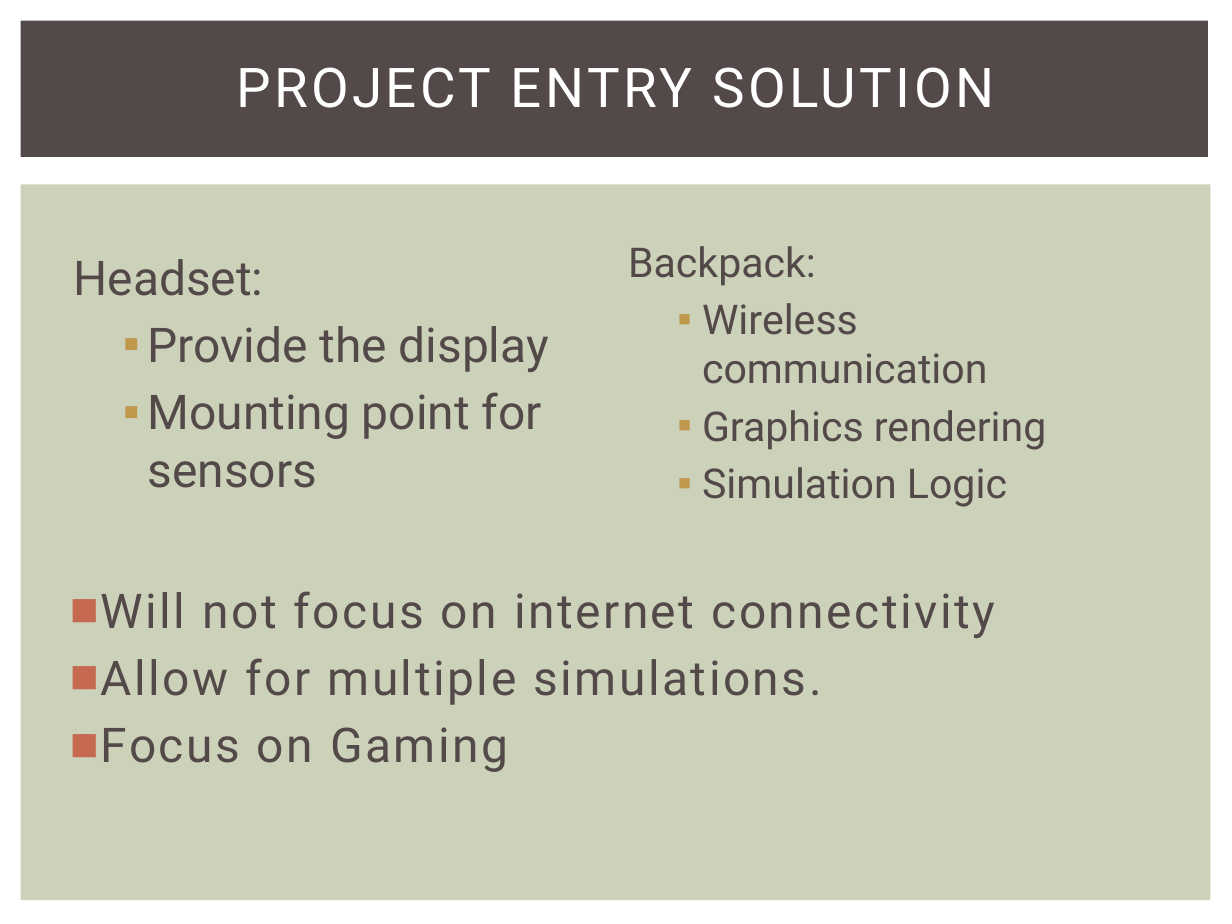
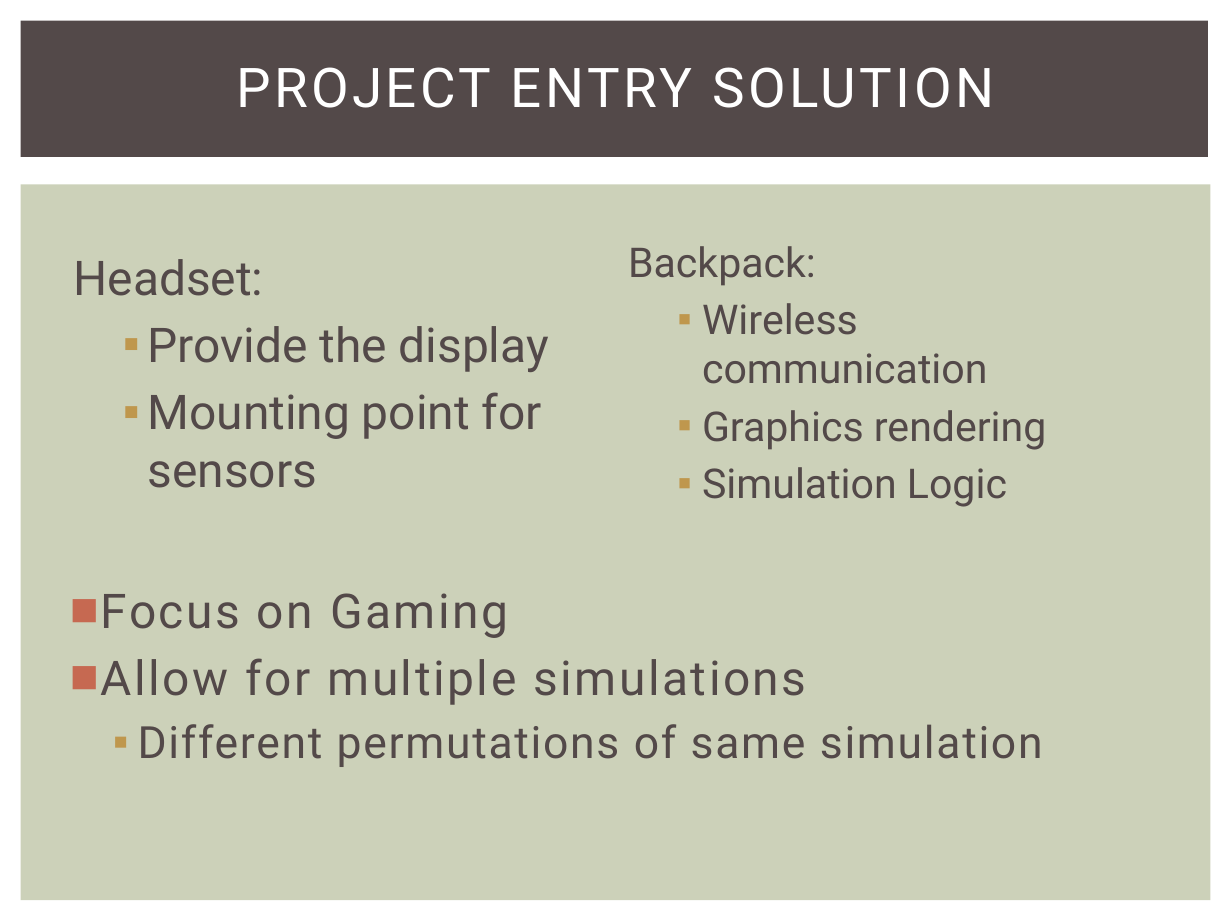
Before and after one commit to snowpuppy/augreality, a slide deck: slide 5 of doc/AugRealityMidReview.pptx. Drawn at 1232x924 pixels with LibreOffice and Linux fonts; fonts in the diff are those of the drawing. Boxes give left, top, right and bottom in pixels: in the first picture for what was removed or moved away, otherwise in the second. Text is boxed around its words. In the diff, an @@ line names an element or a change of style, - is before the commit and + after.

```diff
--- a/doc/AugRealityMidReview.pptx
+++ b/doc/AugRealityMidReview.pptx
@@ text at box(101, 591, 995, 705): paragraphs removed @@
-■ Will not focus on internet connectivity
-■ Allow for multiple simulations.
@@ text at box(101, 658, 1043, 767): paragraphs added @@
+■ Allow for multiple simulations
+  ▪ Different permutations of same simulation
```
Also in this commit, not shown: 8 other slides changed.
